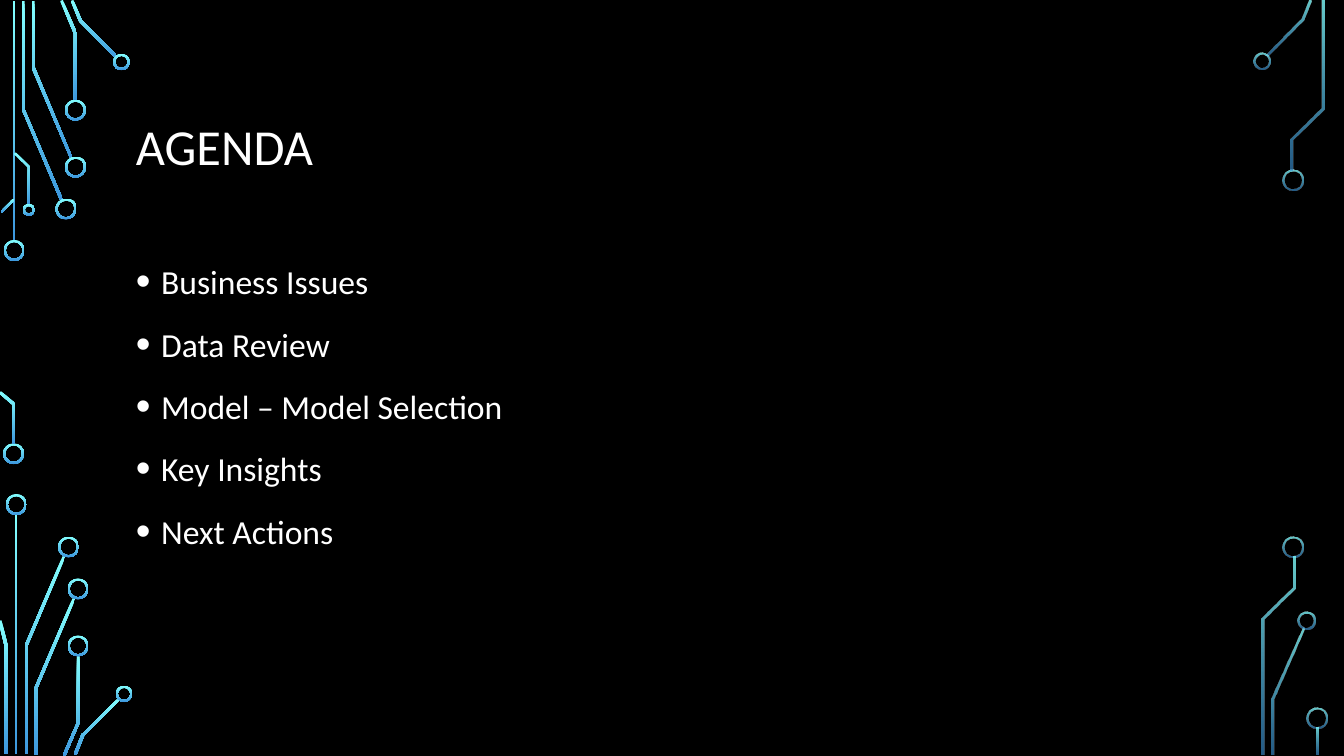
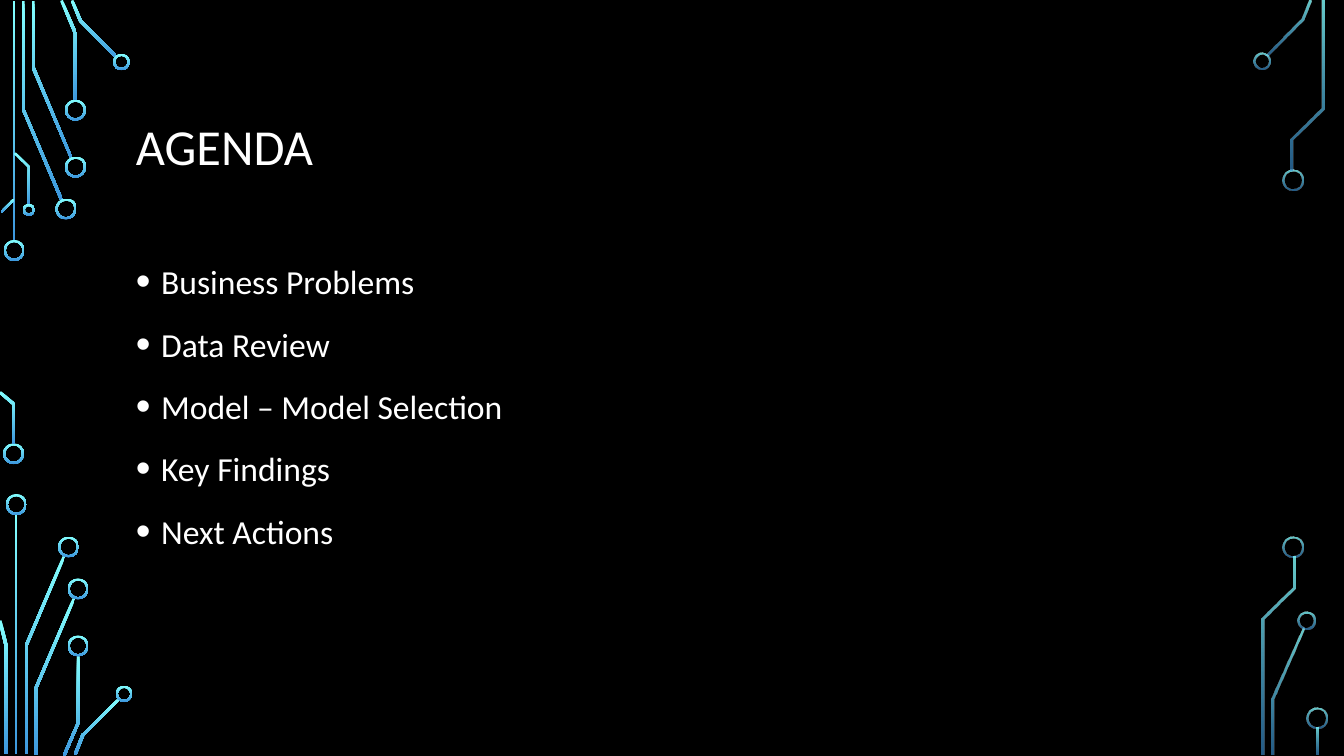
Before and after one commit to tdongnguyen/AT-Test, a slide deck: slide 2 of Presentation.pptx. Drawn at 1344x756 pixels with LibreOffice and Linux fonts; fonts in the diff are those of the drawing; background and template pictures are left out. Boxes give left, top, right and bottom in pixels: in the first picture for what was removed or moved away, otherwise in the second. Text is boxed around its words. In the diff, an @@ line names an element or a change of style, - is before the commit and + after.

```diff
--- a/Presentation.pptx
+++ b/Presentation.pptx
@@ text at (161,270,414,295): text changed @@
-• Business Issues
+• Business Problems
@@ text at (161,457,330,487): text changed @@
-• Key Insights
+• Key Findings
```
Also in this commit, not shown: 7 other slides changed.
